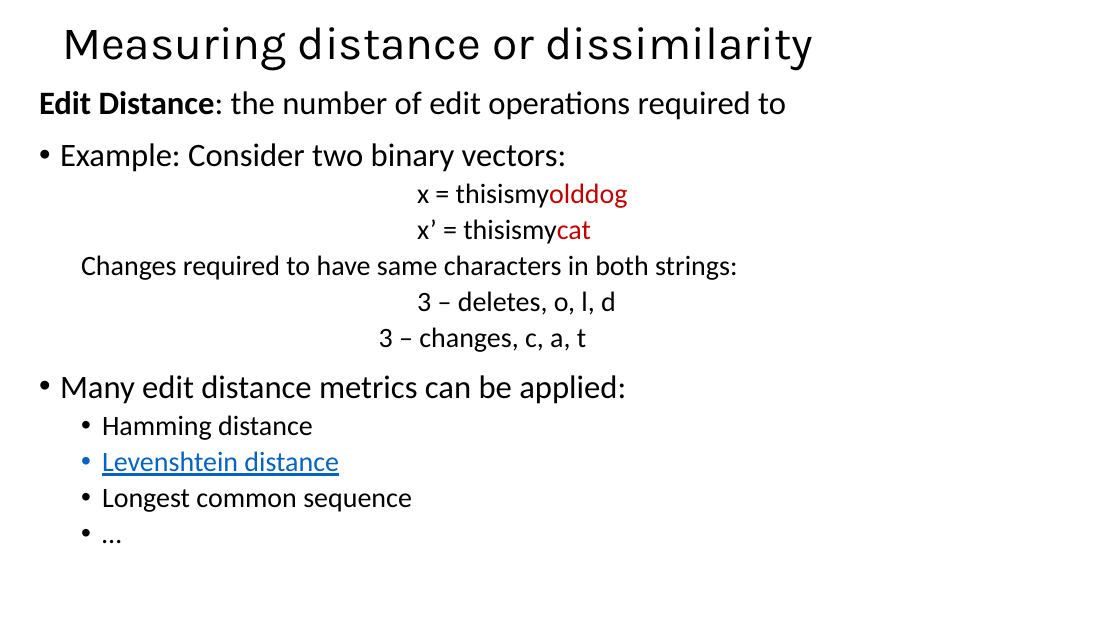
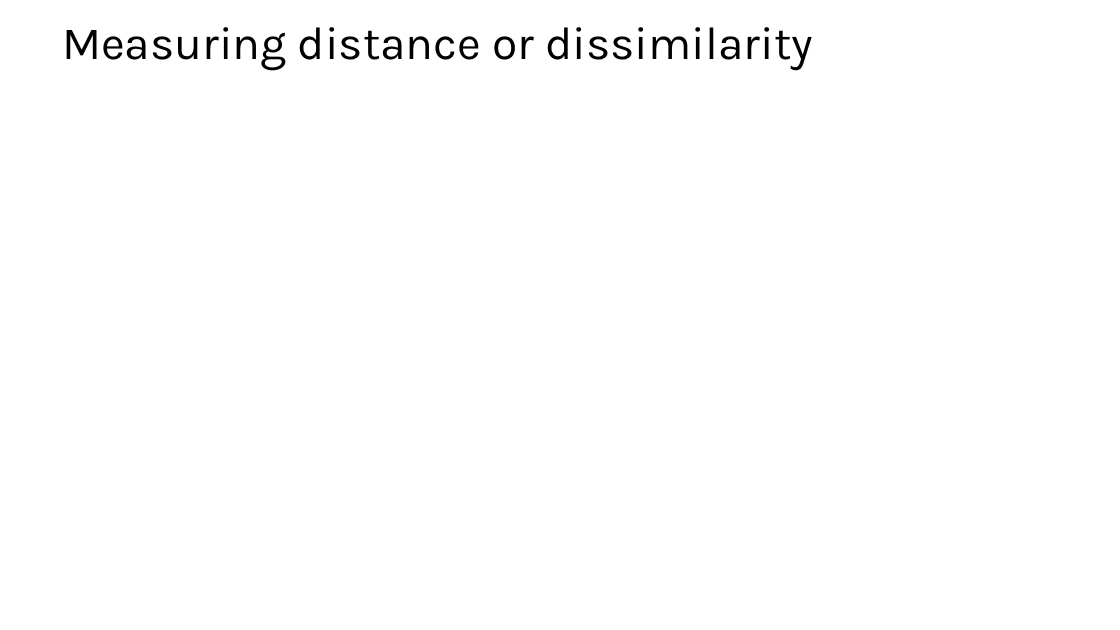
Before and after one commit to StephenElston/CSCI-E-108, a slide deck: slide 18 of slides/4_DistanceAndSimilarityMeasures_Part1.pptx (slide 14 before the commit). Drawn at 1120x630 pixels with LibreOffice and Linux fonts; fonts in the diff are those of the drawing; grey boxes stand for pictures. Boxes give left, top, right and bottom in pixels: in the first picture for what was removed or moved away, otherwise in the second. Text is boxed around its words. In the diff, an @@ line names an element or a change of style, - is before the commit and + after.

```diff
--- a/slides/4_DistanceAndSimilarityMeasures_Part1.pptx
+++ b/slides/4_DistanceAndSimilarityMeasures_Part1.pptx
@@ text removed at bbox=[39, 91, 786, 512] @@
-Edit Distance: the number of edit operations required to
-• Example: Consider two binary vectors:
-  x = thisismyolddog
-  x’ = thisismycat
-  Changes required to have same characters in both strings:
-  3 – deletes, o, l, d
-  3 – changes, c, a, t
-• Many edit distance metrics can be applied:
-  • Hamming distance
-  • Levenshtein distance
-  • Longest common sequence
-  • …
```
Also in this commit, not shown: 3 other slides changed.
